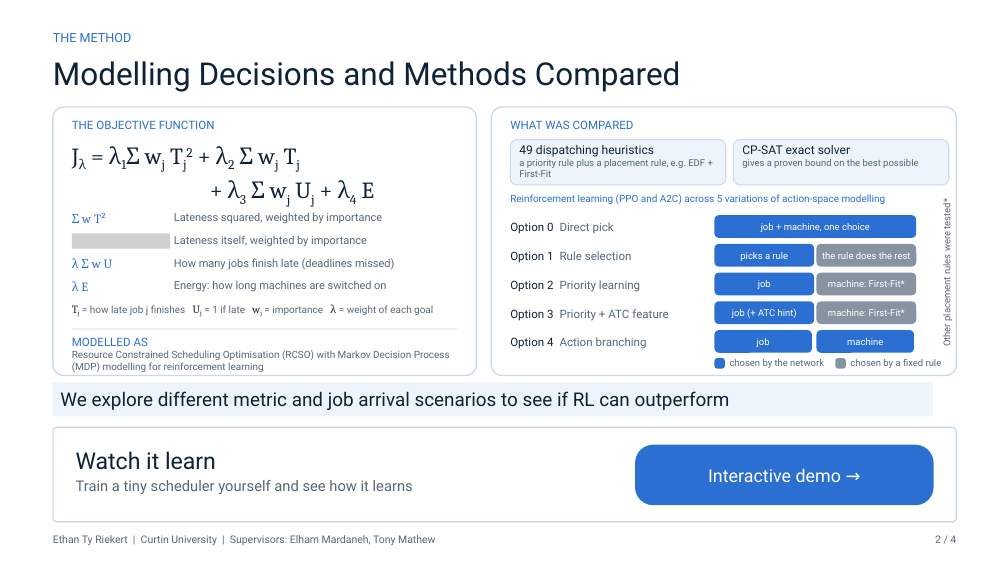
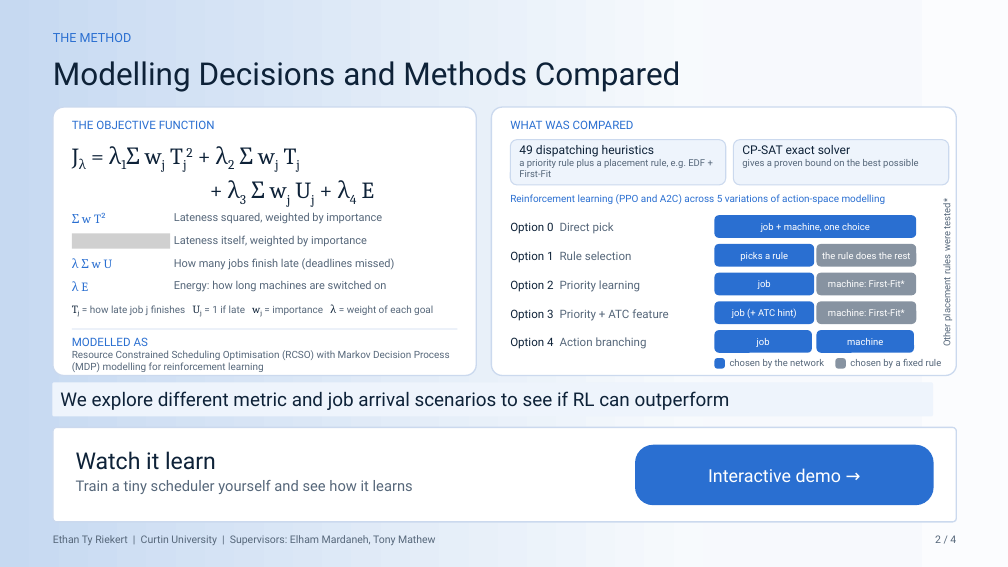
Before and after one commit to Ethan-Ty-Riekert/Neural-Knapsack-Research-Project, a slide deck: slide 2 of app/slides/Final_Presentation.pptx. Drawn at 1008x567 pixels with LibreOffice and Linux fonts; fonts in the diff are those of the drawing; grey boxes stand for pictures. Boxes give left, top, right and bottom in pixels: in the first picture for what was removed or moved away, otherwise in the second. Text is boxed around its words. In the diff, an @@ line names an element or a change of style, - is before the commit and + after.

```diff
--- a/app/slides/Final_Presentation.pptx
+++ b/app/slides/Final_Presentation.pptx
@@ background #FFFFFF to gradient #FBFCFE to #F7F9FD to #F7FAFD to #C6D9F1 @@
```
Also in this commit, not shown: 2 other slides changed, 1 slide added, 1 slide removed, 22 other files.
